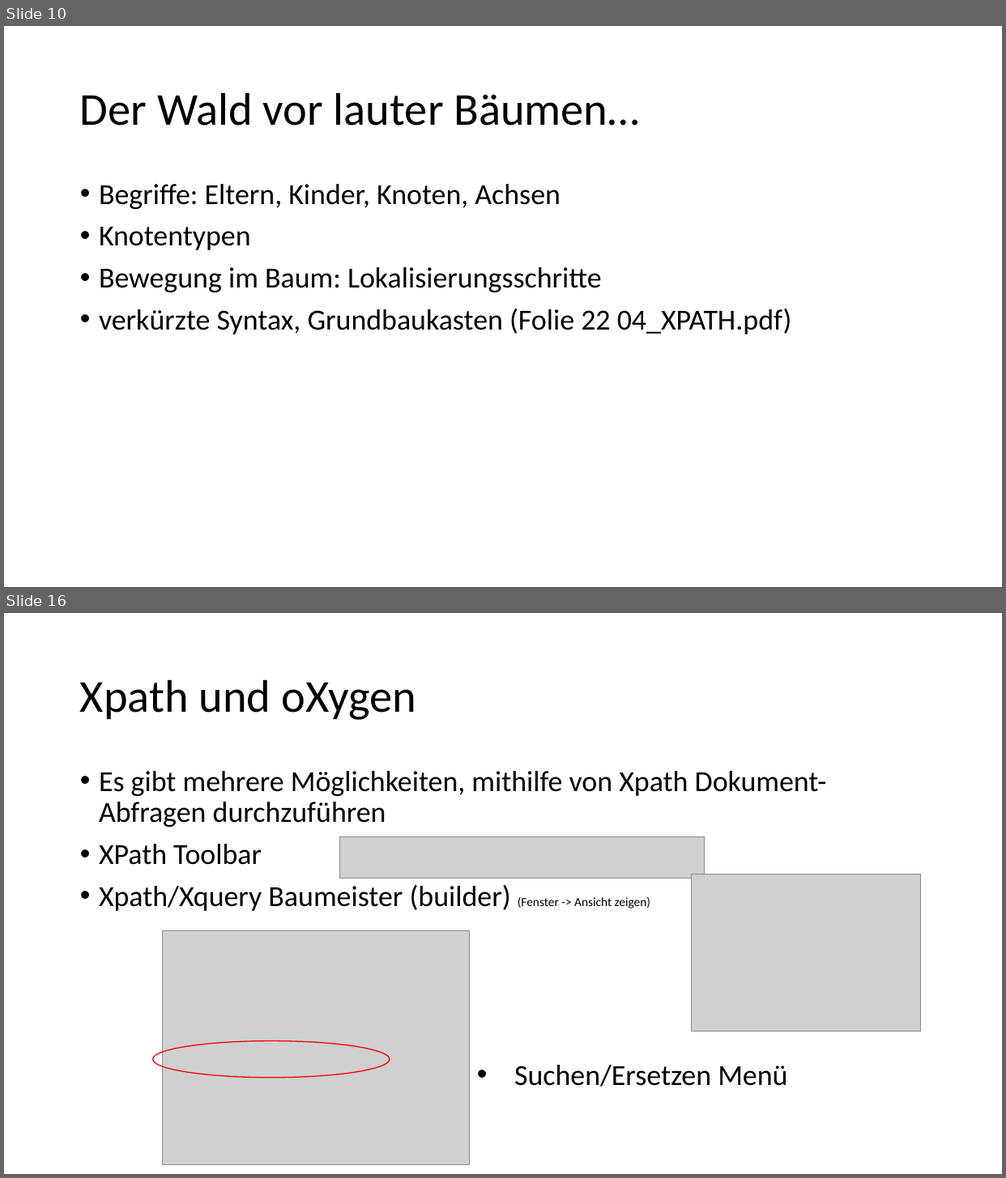
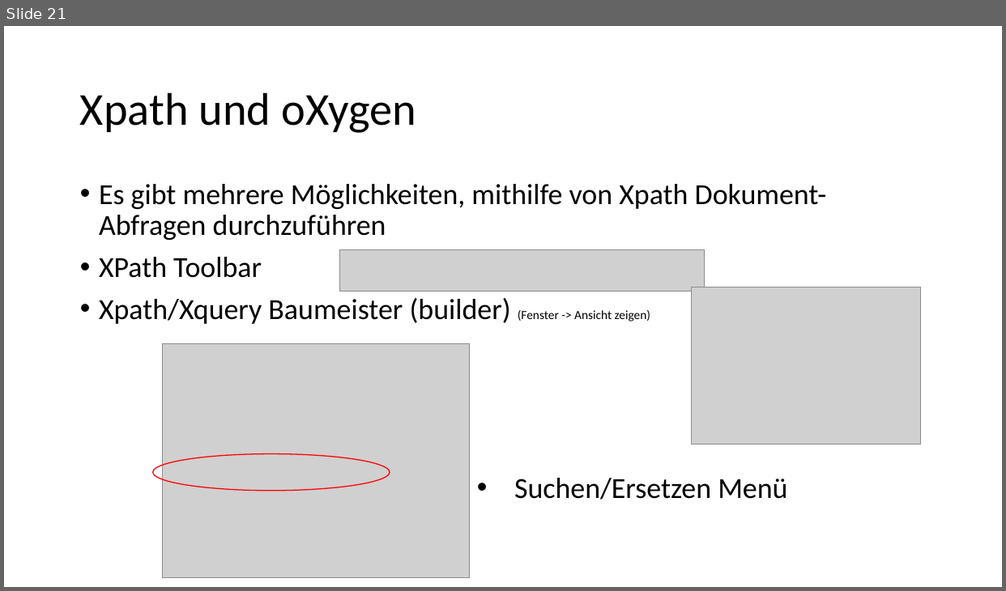
Before and after one commit to Lena-Luise/Lehre, a slide deck: SchulungenKGParl/Folien/XPath.pptx. Shown one above the other, each under a label of ours: slides 10 and 16 before the commit, slide 21 after it; the slides between them are not shown. The pictures are 1006x1178 and 1006x591 pixels, drawn with LibreOffice and Linux fonts; fonts in the diff are those of the drawing; grey boxes stand for pictures. Boxes give left, top, right and bottom in pixels: in the first picture for what was removed or moved away, otherwise in the second. Text is boxed around its words. In the diff, an @@ line names an element or a change of style, - is before the commit and + after.

```diff
--- a/SchulungenKGParl/Folien/XPath.pptx
+++ b/SchulungenKGParl/Folien/XPath.pptx
@@ slide 10 removed at bbox=[4, 26, 1002, 587], background #FFFFFF @@
@@ title removed at bbox=[80, 92, 639, 126] @@
-Der Wald vor lauter Bäumen…
@@ text removed at bbox=[99, 184, 792, 335] @@
-• Begriffe: Eltern, Kinder, Knoten, Achsen
-• Knotentypen
-• Bewegung im Baum: Lokalisierungsschritte
-• verkürzte Syntax, Grundbaukasten (Folie 22 04_XPATH.pdf)
@@ what was slide 16 is now slide 21 @@
```
Also in this commit, not shown: 6 slides changed, 10 slides added, 3 other slides removed, 10 other files.
